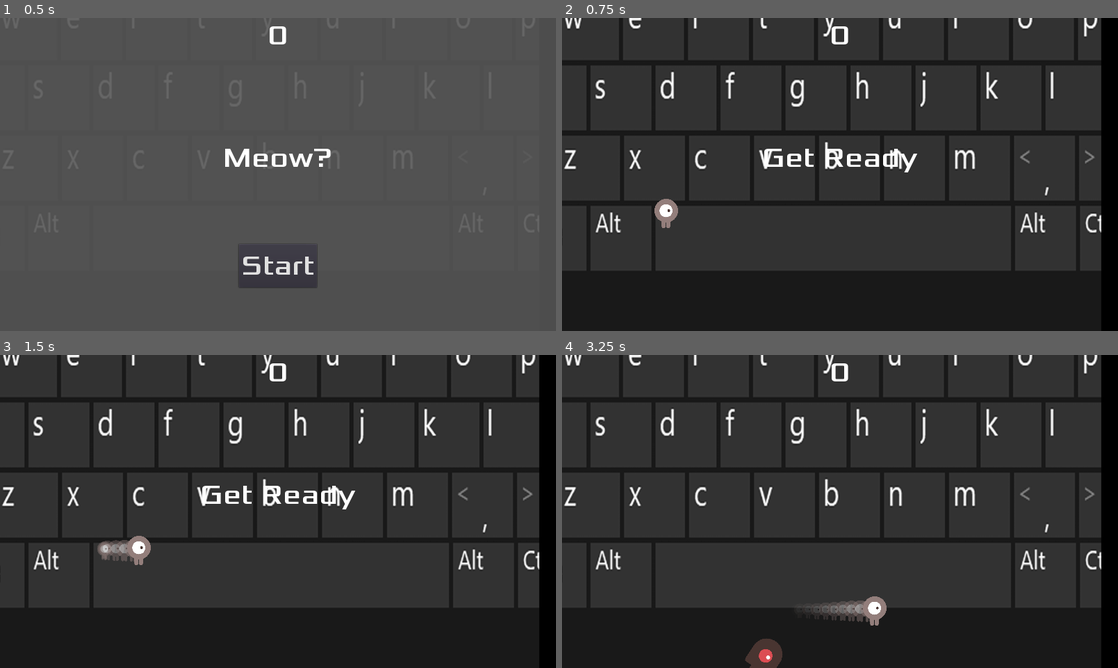
Above: before the commit, frames 1-4 (two rows, left to right).
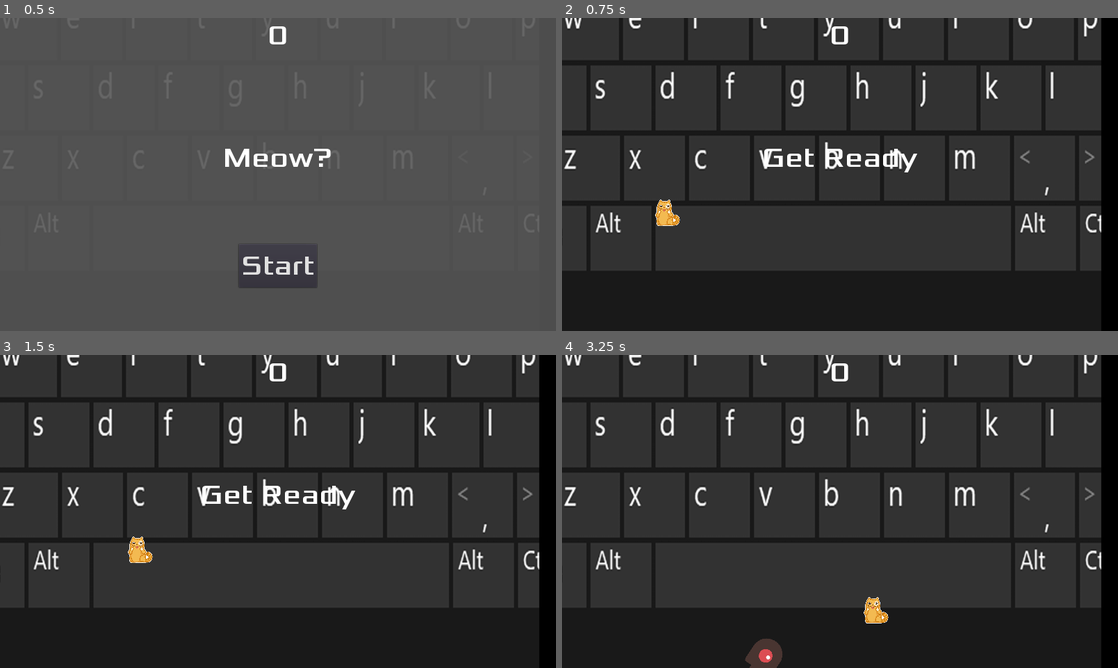
Above: after the commit, the same moments.

Repository: gameraccoon/ludum-dare-54-v2
Game: Godot game, scene res://Main.tscn
Same seed, same stepped clock (60 frames per second), same inputs: the game is played once before the commit and once after it.
Inputs:
- Up to frame 1 (0.5 s): no input
- Up to frame 2 (0.75 s): click "Start" at 0.5 s
- Up to frame 3 (1.5 s): tap Enter (start_game) at 1.25, 1.35 s; hold Right (move_right) from 1.28 s (still down)
- Up to frame 4 (3.25 s): release Right (move_right) at 2.03 s; hold Down (move_down) 2.03-2.78 s; tap Enter (start_game) at 2.1, 2.85 s; hold Right (move_right) from 2.78 s (still down)

Frame 1 is identical in both runs. In frame 2, 0.3% of the frame differs, in the area x 16-22%, y 57-68%; in frame 3, 0.6%; in frame 4, 0.8%, in the area x 43-59%, y 77-87%.

Commit message:
Added character graphics + make enemies spawn under overlay

Diff:
--- a/Main.gd
+++ b/Main.gd
@@ -13,6 +13,7 @@
 	$MobTimer.stop()
 	$HUD.show_game_over()
 	$Music.stop()
+	$ColorRect.show()
 	#$DeathSound.play()
 
 
@@ -52,7 +53,7 @@
 	mob.linear_velocity = velocity.rotated(direction)
 
 	# Spawn the mob by adding it to the Main scene.
-	add_child(mob)
+	$Enemies.add_child(mob)
 
 
 func _on_ScoreTimer_timeout():
--- a/Main.tscn
+++ b/Main.tscn
@@ -20,11 +20,6 @@
 [node name="Background" type="Sprite" parent="."]
 position = Vector2( 640, 360 )
 texture = ExtResource( 7 )
-
-[node name="ColorRect" type="ColorRect" parent="."]
-anchor_right = 1.0
-anchor_bottom = 1.0
-color = Color( 0.337255, 0.337255, 0.337255, 0.898039 )
 
 [node name="MovementLimits" type="ReferenceRect" parent="."]
 margin_left = 217.0
@@ -51,6 +46,13 @@
 
 [node name="MobSpawnLocation" type="PathFollow2D" parent="MobPath"]
 
+[node name="Enemies" type="Node2D" parent="."]
+
+[node name="ColorRect" type="ColorRect" parent="."]
+anchor_right = 1.0
+anchor_bottom = 1.0
+color = Color( 0.337255, 0.337255, 0.337255, 0.898039 )
+
 [node name="HUD" parent="." instance=ExtResource( 4 )]
 
 [node name="Music" type="AudioStreamPlayer" parent="."]
--- a/Player.gd
+++ b/Player.gd
@@ -11,6 +11,7 @@
 
 func _ready():
 	hide()
+	$DashTrail.emitting = false
 
 
 func _process(delta):
--- a/Player.tscn
+++ b/Player.tscn
@@ -1,10 +1,11 @@
-[gd_scene load_steps=13 format=2]
+[gd_scene load_steps=14 format=2]
 
 [ext_resource path="res://Player.gd" type="Script" id=1]
 [ext_resource path="res://art/playerGrey_walk1.png" type="Texture" id=2]
 [ext_resource path="res://art/playerGrey_walk2.png" type="Texture" id=3]
 [ext_resource path="res://art/playerGrey_up1.png" type="Texture" id=4]
 [ext_resource path="res://art/playerGrey_up2.png" type="Texture" id=5]
+[ext_resource path="res://art/character.png" type="Texture" id=6]
 
 [sub_resource type="SpriteFrames" id=1]
 animations = [ {
@@ -41,7 +42,7 @@
 initial_velocity = 1.0
 orbit_velocity = 0.0
 orbit_velocity_random = 0.0
-scale = 0.75
+scale = 0.16
 scale_curve = SubResource( 6 )
 color_ramp = SubResource( 4 )
 
@@ -53,19 +54,27 @@
 }
 
 [node name="AnimatedSprite" type="AnimatedSprite" parent="."]
+visible = false
 scale = Vector2( 0.5, 0.5 )
 frames = SubResource( 1 )
 animation = "right"
 
+[node name="Sprite" type="Sprite" parent="."]
+position = Vector2( 3, -1.66667 )
+scale = Vector2( 0.0777778, 0.0777778 )
+texture = ExtResource( 6 )
+
 [node name="CollisionShape2D" type="CollisionShape2D" parent="."]
 shape = SubResource( 2 )
 
-[node name="Trail" type="Particles2D" parent="."]
+[node name="DashTrail" type="Particles2D" parent="."]
+position = Vector2( 3, -2 )
 z_index = -1
+emitting = false
 amount = 10
 speed_scale = 2.0
 local_coords = false
 process_material = SubResource( 7 )
-texture = ExtResource( 2 )
+texture = ExtResource( 6 )
 
 [connection signal="body_entered" from="." to="." method="_on_Player_body_entered"]
